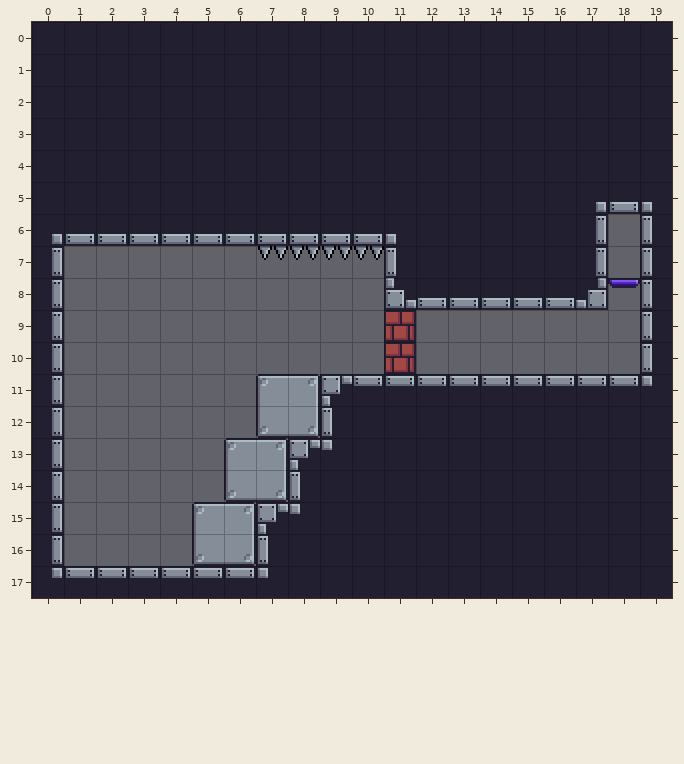
An edit to a level. Tiled map, assets_source/maps/level05.tmx. Above is the file before it was changed.
Cells are 16x16 px. Shown: x 0..19, y 0..17.
After:
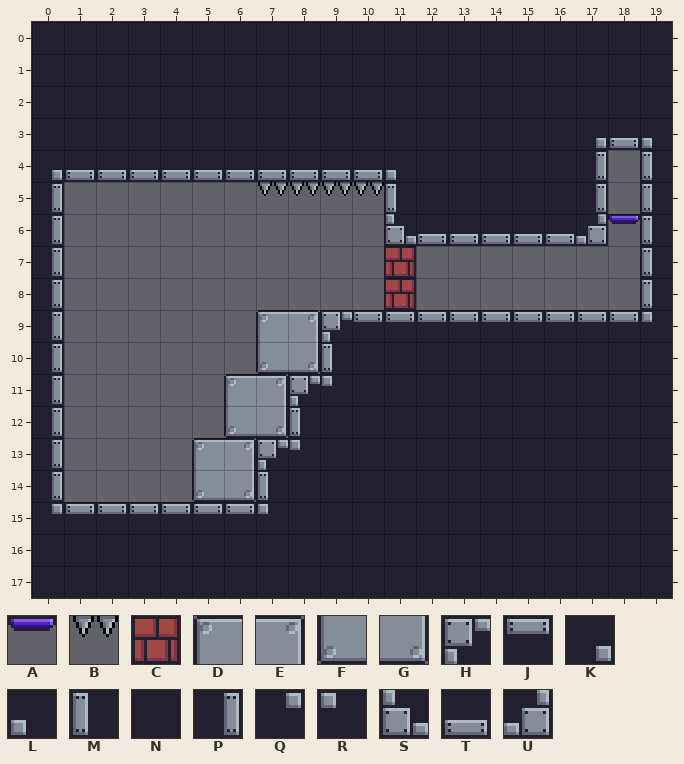
Key: from "main_tileset": A 35, B 36 turned 180, C 64, D 123, E 124, F 153, G 154, H 180, J 181, K 183, L 184, M 210, N 211, P 212, Q 213, R 214, S 240, T 241, U 242.
_ is an empty cell.
From old to new:
Layer "Tile Layer 1":
The edit adds tile A in row 6 at x 18.
Tile N gives way to tile B in row 5 at x 7 to 10.
Tile M gives way to tile C in row 7 at x 11.
Tile S gives way to tile C in row 8 at x 11.
The edit adds tile D in row 9 at x 7; in row 11 at x 6; in row 13 at x 5.
Tile D gives way to tile E in row 11 at x 7; in row 13 at x 6.
The edit adds tile E in row 9 at x 8.
The edit adds tile F in row 10 at x 7; in row 12 at x 6; in row 14 at x 5.
Tile F gives way to tile G in row 12 at x 7; in row 14 at x 6.
The edit adds tile G in row 10 at x 8.
Tile E gives way to tile H in row 11 at x 8; in row 13 at x 7.
The edit adds tile H in row 9 at x 9.
Tile C gives way to tile J in row 9 at x 11.
Tile D gives way to tile J in row 15 at x 5.
Tile E gives way to tile J in row 15 at x 6.
The edit adds tile J in row 9 at x 10 and 12 to 18; in row 15 at x 1 to 4.
Tile N gives way to tile K in row 3 at x 17; in row 4 at x 0.
Tile N gives way to tile L in row 3 at x 19; in row 4 at x 11.
Tile G gives way to tile M in row 12 at x 8; in row 14 at x 7.
Tile L gives way to tile M in row 5 at x 19.
Tile N gives way to tile M in row 4 at x 19; in row 5 at x 11.
The edit adds tile M in row 10 at x 9.
Tile C gives way to tile N in row 10 at x 11.
Tile F gives way to tile N in row 16 at x 5.
Tile G gives way to tile N in row 16 at x 6.
Tile J gives way to tile N in row 11 at x 10 to 18; in row 17 at x 1 to 6.
Tile M gives way to tile N in row 10 at x 19; in row 12 at x 9; in row 14 at x 8; in row 16 at x 7.
Tile P gives way to tile N in row 16 at x 0.
Tile Q gives way to tile N in row 17 at x 0.
Tile R gives way to tile N in row 11 at x 19; in row 13 at x 9; in row 15 at x 8; in row 17 at x 7.
The edit adds tile N in row 10 at x 10 and 12 to 18; in row 16 at x 1 to 4.
Tile K gives way to tile P in row 5 at x 17; in row 6 at x 0.
Tile N gives way to tile P in row 4 at x 17; in row 5 at x 0.
Tile P gives way to tile Q in row 15 at x 0.
Tile H gives way to tile R in row 11 at x 9; in row 13 at x 8; in row 15 at x 7.
Tile M gives way to tile R in row 9 at x 19.
Tile L gives way to tile S in row 6 at x 11.
Tile N gives way to tile T in row 3 at x 18; in row 4 at x 1 to 10; in row 6 at x 12 to 16.
Tile P gives way to tile U in row 6 at x 17.
The edit erases tile A in row 8 at x 18.
The edit erases tile B in row 7 at x 7 to 10.
The edit erases tile N in row 4 at x 18; in row 5 at x 1 to 6; in row 7 at x 12 to 16.
The edit erases tile P in row 7 at x 17.
The edit erases tile T in row 5 at x 18; in row 6 at x 1 to 10; in row 8 at x 12 to 16.
The edit erases tile U in row 8 at x 17.
Pixel boxes of the changes (left, top, right, bottom) in both pictures:
changed: (52, 138, 652, 578)
